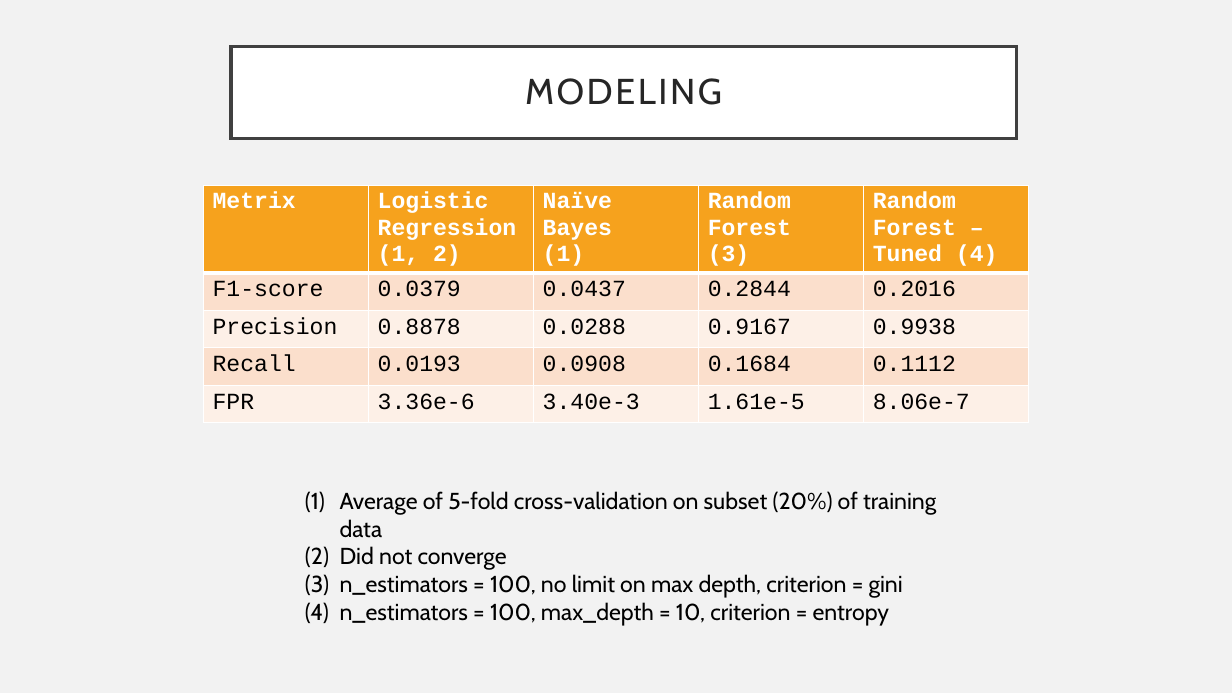
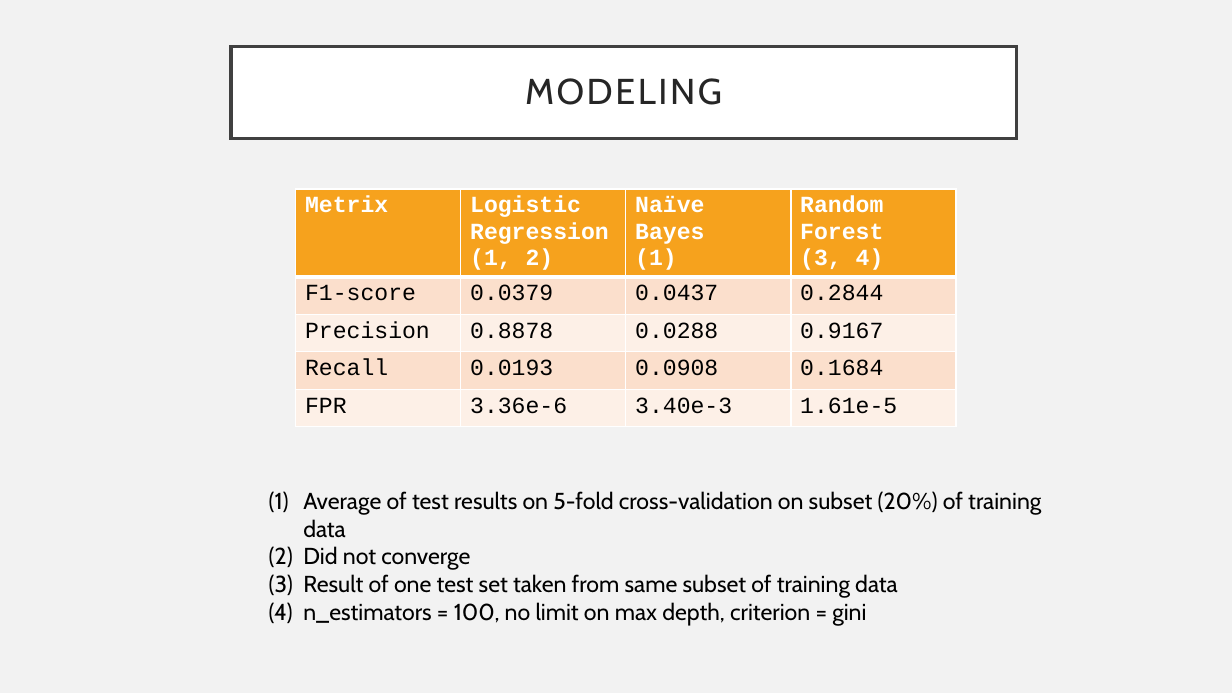
Before and after one commit to kbfreder/phishing-urls, a slide deck: slide 8 of docs/Presentation.pptx. Drawn at 1232x693 pixels with LibreOffice and Linux fonts; fonts in the diff are those of the drawing. Boxes give left, top, right and bottom in pixels: in the first picture for what was removed or moved away, otherwise in the second. Text is boxed around its words. In the diff, an @@ line names an element or a change of style, - is before the commit and + after.

Commit message:
Added more text

```diff
--- a/docs/Presentation.pptx
+++ b/docs/Presentation.pptx
@@ table at <box>296,189,958,432</box> @@
-column 4: Random Forest (3) | 0.2844 | 0.9167 | 0.1684 | 1.61e-5
-column 5: Random Forest – Tuned (4) | 0.2016 | 0.9938 | 0.1112 | 8.06e-7
+column 4: Random Forest (3, 4) | 0.2844 | 0.9167 | 0.1684 | 1.61e-5
@@ table: place and size @@
-table at <box>203,185,1031,427</box>
+table at <box>296,189,958,432</box>
@@ text "Average of test results on ...": place and size @@
-text "Average of test results on ..." at <box>340,491,936,626</box>
+text "Average of test results on ..." at <box>303,491,1041,626</box>
@@ text at <box>303,491,1041,538</box>: text changed @@
-(1) Average of 5-fold cross-validation on subset (20%) of training data
+(1) Average of test results on 5-fold cross-validation on subset (20%) of training data
@@ text at <box>303,574,898,598</box>: paragraph added @@
+(3) Result of one test set taken from same subset of training data
@@ text at <box>340,602,889,626</box>: paragraph removed @@
-(4) n_estimators = 100, max_depth = 10, criterion = entropy
```
Also in this commit, not shown: 6 other slides changed, 1 slide added, 1 slide removed.
